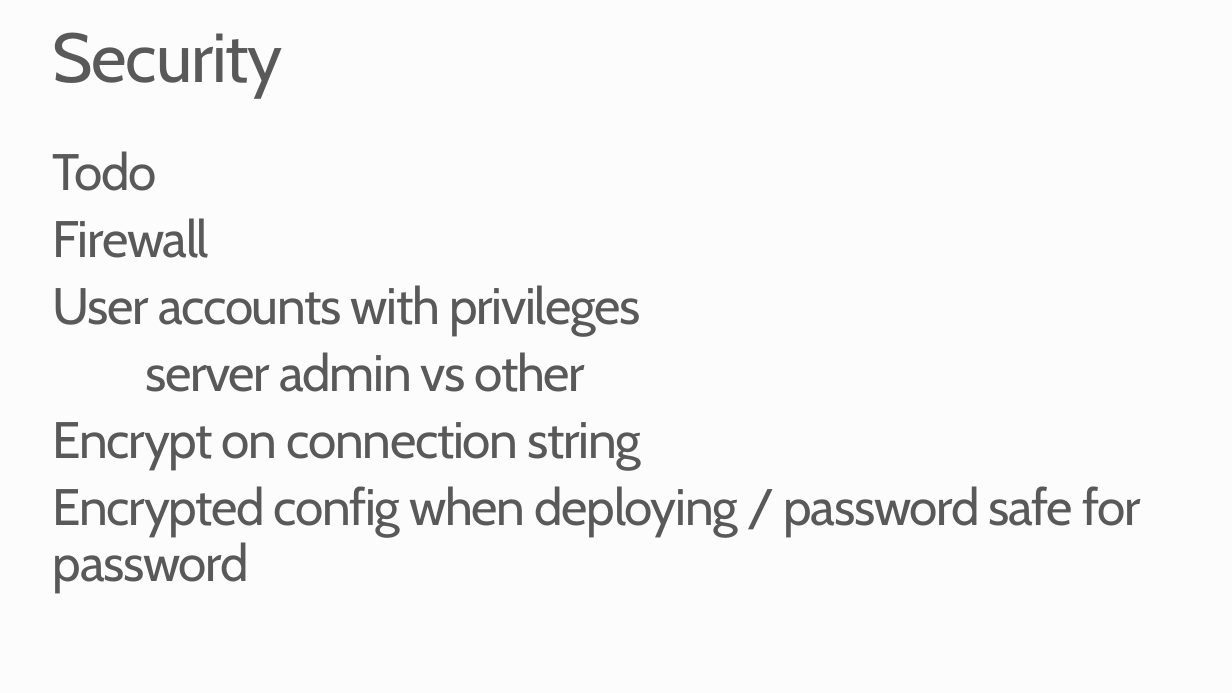
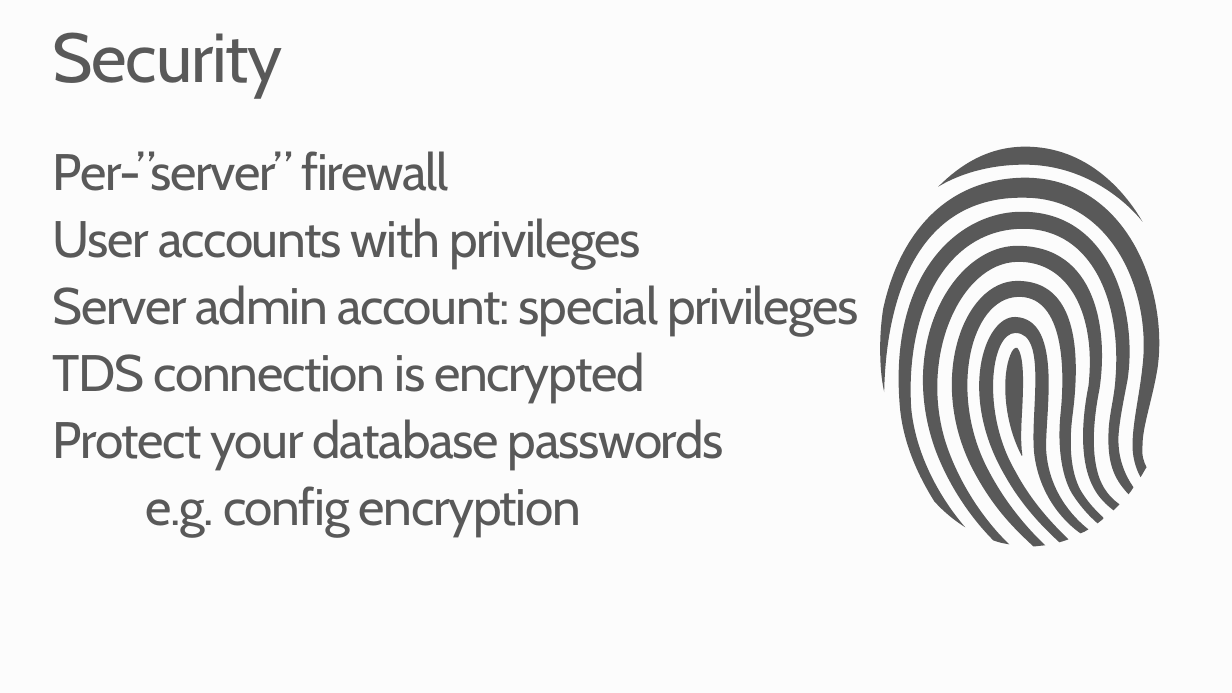
Before and after one commit to robdmoore/SQLAzureTransientDemo, a slide deck: slide 9 of Presentation.pptx (slide 23 before the commit). Drawn at 1232x693 pixels with LibreOffice and Linux fonts; fonts in the diff are those of the drawing; background and template pictures are left out. Boxes give left, top, right and bottom in pixels: in the first picture for what was removed or moved away, otherwise in the second. Text is boxed around its words. In the diff, an @@ line names an element or a change of style, - is before the commit and + after.

```diff
--- a/Presentation.pptx
+++ b/Presentation.pptx
@@ freeform shape added at [880,147,1168,547], fill #595959 @@
@@ text at [53,151,449,191]: text changed @@
-Todo
-Firewall
+Per-”server” firewall
@@ text at [53,285,859,536]: text changed @@
-server admin vs other
-Encrypt on connection string
-Encrypted config when deploying / password safe for password
+Server admin account: special privileges
+TDS connection is encrypted
+Protect your database passwords
+e.g. config encryption
```
Also in this commit, not shown: 8 other slides changed, 15 slides added, 11 slides removed.
